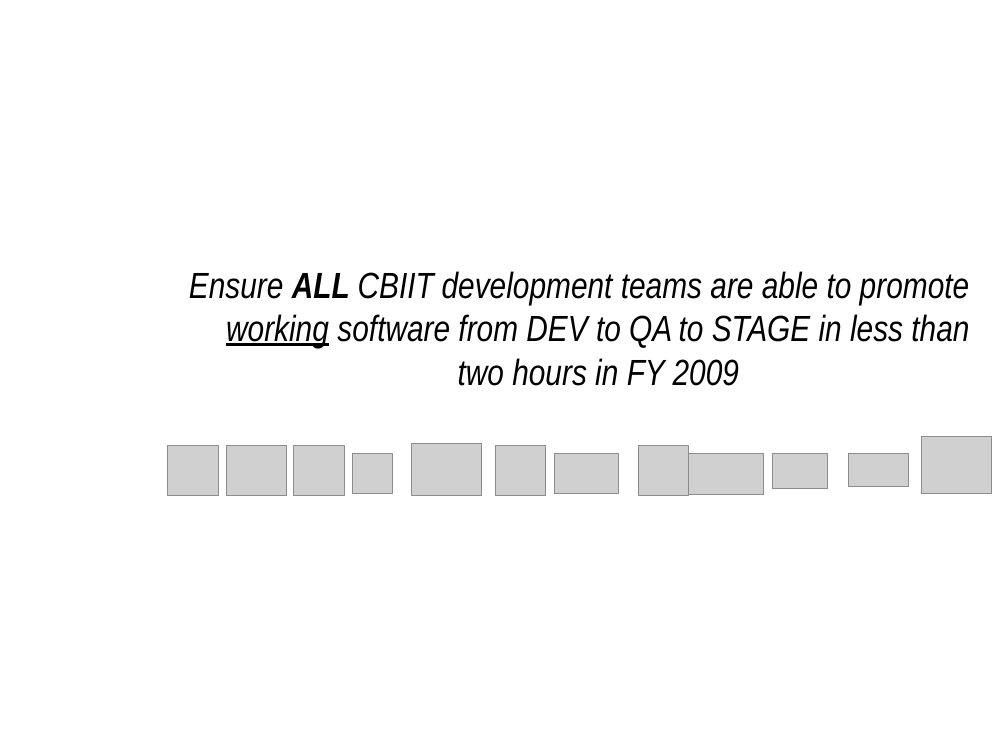
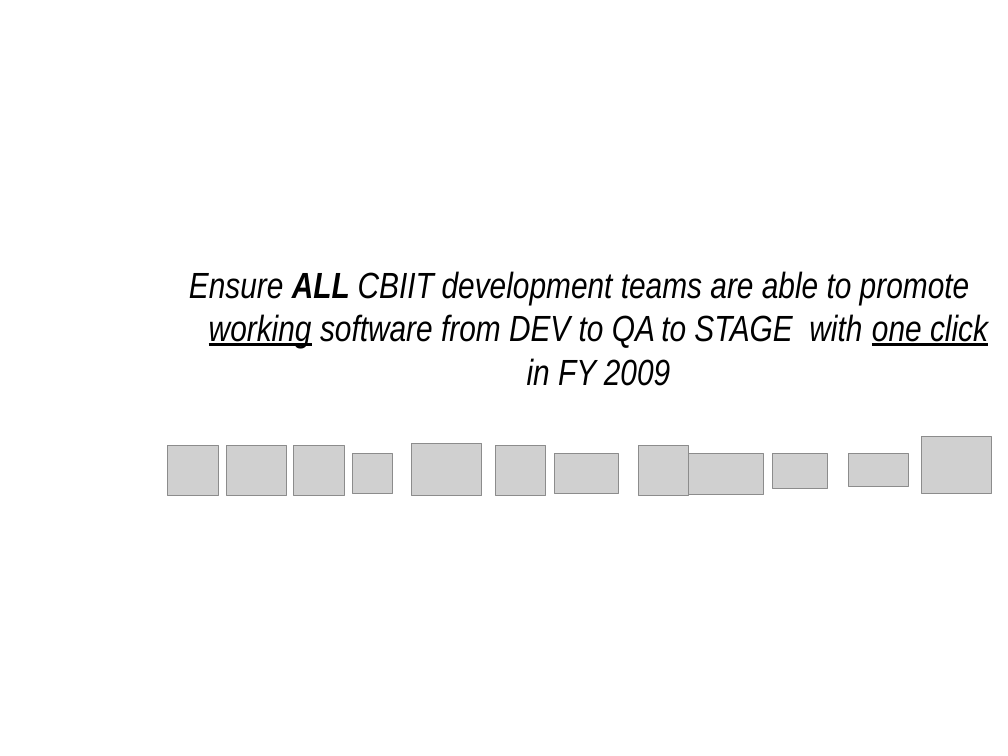
Before and after one commit to NCIP/automation, a slide deck: slide 2 of docs/roadmap/bda-roadmap.ppt. Drawn at 1008x756 pixels with LibreOffice and Linux fonts; fonts in the diff are those of the drawing; grey boxes stand for pictures; background and template pictures are left out. Boxes give left, top, right and bottom in pixels: in the first picture for what was removed or moved away, otherwise in the second. Text is boxed around its words. In the diff, an @@ line names an element or a change of style, - is before the commit and + after.

```diff
--- a/docs/roadmap/bda-roadmap.ppt
+++ b/docs/roadmap/bda-roadmap.ppt
@@ text at (x1=189, y1=271, x2=988, y2=386): text changed @@
-Ensure ALL CBIIT development teams are able to promote working software from DEV to QA to STAGE in less than two hours in FY 2009
+Ensure ALL CBIIT development teams are able to promote working software from DEV to QA to STAGE with one click in FY 2009
```
Also in this commit, not shown: 1 other file.
